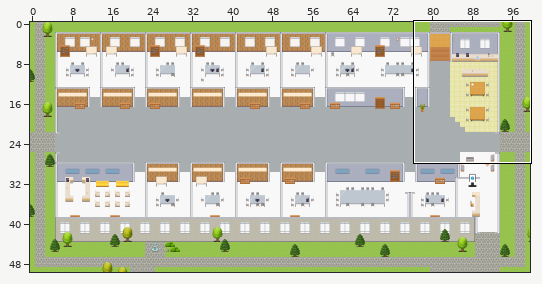
Two states of a Tiled map (JSON), maps/PH-Drug-Innovation-Platform.tmj. The first picture is a wide view before the edit; the outline marks the close-up.
Close-up. Old version:
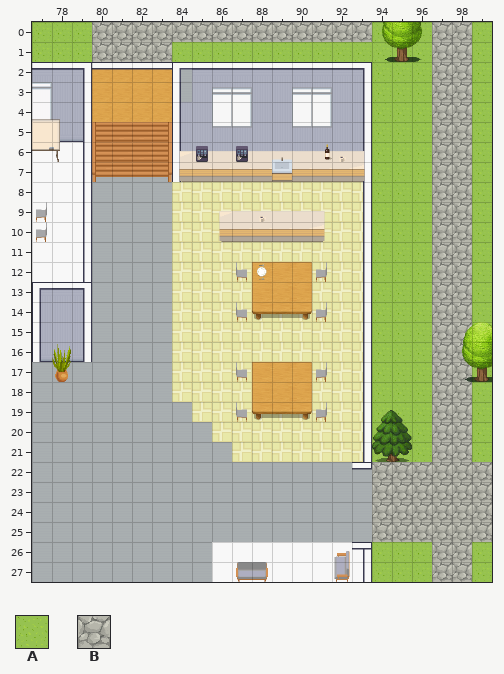
Cells are 32x32 px. Shown: x 77..99, y 0..27. The commit also changed other parts of the map, which this record leaves out.
Key: from "Exterior": A 629, B 638.
_ is an empty cell, # one hidden under a higher layer.
Layers that did not change in this view are not listed.
Layer "outside" before, first column x 77:
 0 AAABBBBBBBBBBBBBBA#ABBA
 1 AAABBBBAAAAAAAAAAAAABBA
 2 #################AAABBA
 3 #################AAABBA
 4 #################AAABBA
 5 #################AAABBA
 6 #################AAABBA
 7 #################AAABBA
 8 #################AAABBA
 9 #################AAABBA
10 #################AAABBA
11 #################AAABBA
12 #################AAABBA
13 #################AAABBA
14 #################AAABBA
15 #################AAABBA
16 #################AAABB#
17 #################AAABBA
18 #################AAABBA
19 #################AAABBA
20 #################AAABBA
21 #################AAABBA
22 #################BBBBBB
23 #################BBBBBB
24 #################BBBBBB
25 #################BBBBBB
26 #################AAABBA
27 #################AAABBA
Once edited:
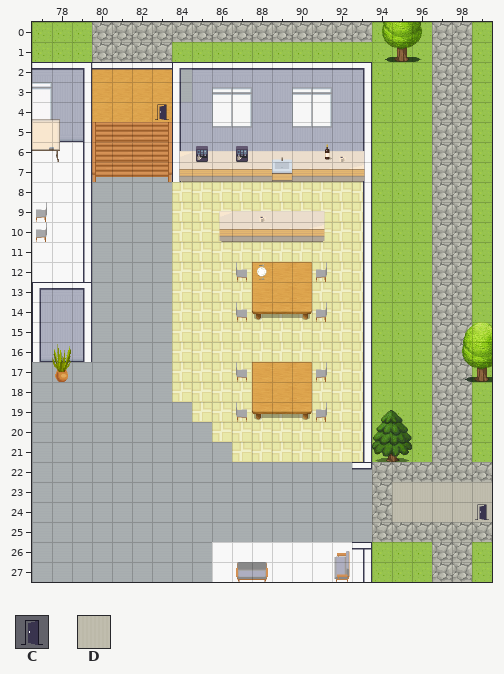
Further tiles: from "User_Zones": C 65; from "room2": D 328.
Changes in this commit:
{"where": "layer \"outside\""}
{"y":23,"x":95,"old":"BBBBB","new":"DDDDD"}
{"y":24,"x":95,"old":"BBBBB","new":"DDDDD"}
{"where": "layer \"zones\""}
{"y":4,"x":83,"old":"_","new":"C"}
{"y":24,"x":99,"old":"_","new":"C"}
